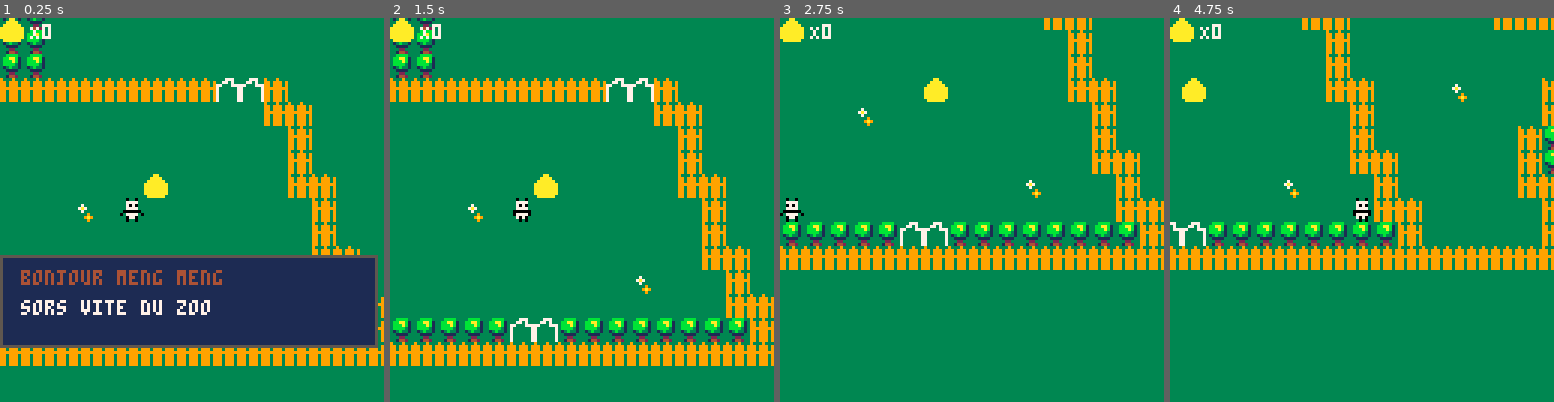
Above: before the commit, frames 1-4 (left to right).
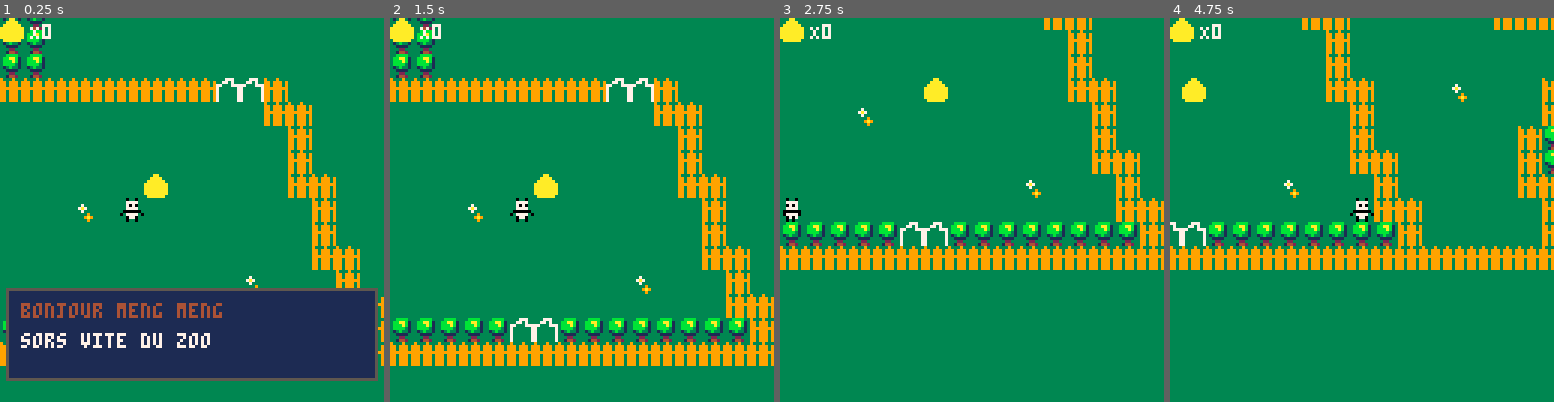
Above: after the commit, the same moments.

Repository: adatechschool/projet-collectif-pico8-marvelous_panda
Game: PICO-8 cartridge mon_petit_zoo.p8
Same seed, same stepped clock (60 frames per second), same inputs: the game is played once before the commit and once after it.
Inputs:
- Up to frame 1 (0.25 s): no input
- Up to frame 2 (1.5 s): tap X (X key) at 1.07 s
- Up to frame 3 (2.75 s): hold Left 1.97-2.37 s; tap X (X key) at 2.07, 2.4, 2.73 s; hold Down from 2.42 s (still down)
- Up to frame 4 (4.75 s): release Down at 2.82 s; hold Right 2.87-3.53 s; tap X (X key) every 0.33 s from 3.07 to 4.73 s; hold Up 3.58-4.08 s; hold Right 4.13-4.53 s; hold Down from 4.58 s (still down)

The runs differ from the first frame. In frame 1, 21% of the frame differs, in the area x 0-99%, y 61-95%; in frame 2, less than 0.1%; in frame 3, less than 0.1%; in frame 4, less than 0.1%.

Commit message:
mise à jour de qualité après réécriture suite non sauvegarde : VIVE CTRL+S

Diff:
--- a/mon_petit_zoo.p8
+++ b/mon_petit_zoo.p8
@@ -27,6 +27,7 @@
 	draw_msg()
 	draw_ui()
 	palt()
+	--printh(tostr(p.x).." "..tostr(p.y).." "..tostr(p.oeufs))
 end
 -->8
 --map
@@ -73,7 +74,8 @@
    x=5,y=25,
    sprite=20,
    oeufs=0,
-   cles=0
+   cles=0,
+   groot=0
    }
 end
 
@@ -91,17 +93,19 @@
 	 elseif btn(⬇️) then
 	 	newy+=1
 	 end
- if (p.x%2==0 and p.oeufs==0) then
+ if (p.x%2==0 and p.y%2==0) then
    p.sprite=20
-  elseif (p.x%2!=0 and p.oeufs==0) then
+  elseif (p.x%2!=0 and p.y%2!=0) then
+   p.sprite=20
+  elseif (p.x%2==0 and p.y%2!=0) then
    p.sprite=21
-  elseif (p.x%2==0 and p.oeufs!=0) then
-   p.sprite=22
-  else p.sprite=23
+  else p.sprite=21
  end
 
  interact(newx,newy)
  interact_cle(newx,newy)
+ interact_groot(newx,newy)
+ message_poule(newx,newy)
 
  if (newx!=p.x or newy!=p.y)and not
    check_flag(0,newx,newy)
@@ -125,6 +129,9 @@
 function interact(x,y)
 	if check_flag(1,x,y) then
 	 pick_up_oeuf(x,y)
+	 init_msg()
+	 create_msg("tiens","a quoi ca sert")
+	 update_msg()
 	elseif check_flag(2,x,y)
 	and p.oeufs>0 then
 		open_door_poule(x,y)
@@ -145,6 +152,10 @@
 	p.oeufs-=1
 end
 
+function open_door_tigre(x,y)
+	next_tile(x,y)
+	p.cles-=1
+end
 -->8
 --messages
 function init_msg()
@@ -163,19 +174,26 @@
 end
 
 function draw_msg()
+	local map_width=127
+ local map_height=63
+ local camx=mid(0,(p.x-7.5)*8,
+            (map_width-15)*8)
+ local camy=mid(0,(p.y-7.5)*8,
+            (map_height-15)*8)
+
  if messages[1] then
- local y=179
- if p.y%16>9 then
-    y=10
- end
- rectfill(0,y+40,125,y+70,1)
- rect(0,y+40,125,y+70,5)
- print(msg_title,7,y+45,4)
- print(messages[1],7,y+55,7)
- end
-end
-
-
+ rectfill(camx+2,camy+90,camx+125,camy+120,1)
+ rect(camx+2,camy+90,camx+125,camy+120,5)
+ print(msg_title,camx+7,camy+95,4)
+ print(messages[1],camx+7,camy+105,7)
+ end
+end
+
+function message_poule(x,y)
+ if x==27 and y==27 then
+	create_msg("cot cot", "merci beaucoup")
+	end
+end
 -->8
 --cles
 function pick_up_cle(x,y)
@@ -186,10 +204,30 @@
 function interact_cle(x,y)
 	if check_flag(3,x,y) then
 	 pick_up_cle(x,y)
---	elseif check_flag(?,x,y)
---	and p.oeufs>0 then
-	--	open_door_poule(x,y)
- end
+	 elseif check_flag(5,x,y)
+		and p.cles>0 then
+		open_door_tigre(x,y)
+ end
+end
+-->8
+-- mission groot
+function pick_up_groot(x,y)
+ next_tile(x,y)
+ p.groot+=1
+end
+
+function interact_groot(x,y)
+	if check_flag(4,x,y) then
+	 pick_up_groot(x,y)
+	elseif x==23 and y==15 and
+	p.groot>0 then
+	mission_groot()
+ end
+end
+
+function mission_groot()
+	p.groot-=1
+	create_msg("groot","je s'appelle groot")
 end
 __gfx__
 00000000cccccccccccccccc33333333ccbbbccccccccccc11111111000000009ccc9cccccc777cccccc8cccccaccaccccdccdcccc9cc9cccc4cc4cccccaaccc
@@ -208,14 +246,14 @@
 33333333cccc777cc777cccc997777cc0c7777c0c077770c0c7777cbc07777cbcc1111ccc8cccc8cccccccccccddd666666666cccccccccc0000000000000000
 33333333cccc000cc000cccccc9999cccc0770cccc7070cccc0770cccc7070ccccc22cccc8cccc8ccccccccccddd66666666666ccccccccc0000000000000000
 33333333cccccccccccccccccc9cc9cccc0cc0ccccc0c0cccc0cc0ccccc0c0cccc1442ccc8cccc8cccccccccdddd6666d6666666cccccccc0000000000000000
-33333333333333330000000000000000000000000000000000000000000000000000000000000000ccccccddddddd666dd6666666ccccccc0000000000000000
-33333333333333330000000000000000000000000000000000000000000000000000000000000000cccccdddddddd666ddd6666666cccccc0000000000000000
-33333a33333333330000000000000000000000000000000000000000000000000000000000000000ccccdd66ddddd666dddd6666666ccccc0000000000000000
-3aaaa3a3333333330000000000000000000000000000000000000000000000000000000000000000cccdddd6ddddd6666dddd6666666cccc0000000000000000
-3a333a33333333330000000000000000000000000000000000000000000000000000000000000000ccddddd66dddd6666ddddd6666666ccc0000000000000000
-33333333333333330000000000000000000000000000000000000000000000000000000000000000cddddddd6666d66666dddddd666666cc0000000000000000
-33333333333333330000000000000000000000000000000000000000000000000000000000000000cdddddddd66dd66666ddddddd666666c0000000000000000
-33333333333333330000000000000000000000000000000000000000000000000000000000000000dddddddddd666666666ddddddd6666660000000000000000
+333333333333333300000000ccc44bbccccccccccccccccc00000000000000000000000000000000ccccccddddddd666dd6666666ccccccc0000000000000000
+333333333333333300000000ccc44ccccccccccccccaaccc00000000000000000000000000000000cccccdddddddd666ddd6666666cccccc0000000000000000
+33333a333333333300000000cc4444ccccccccccccaccacc00000000000000000000000000000000ccccdd66ddddd666dddd6666666ccccc0000000000000000
+3aaaa3a33333333300000000c4c44c4ccccccccccaccccac00000000000000000000000000000000cccdddd6ddddd6666dddd6666666cccc0000000000000000
+3a333a333333333300000000ccc44ccccccccccccaccccac00000000000000000000000000000000ccddddd66dddd6666ddddd6666666ccc0000000000000000
+333333333333333300000000cc7447cccccccccccaccccac00000000000000000000000000000000cddddddd6666d66666dddddd666666cc0000000000000000
+333333333333333300000000cc7777cccccccccccaccccac00000000000000000000000000000000cdddddddd66dd66666ddddddd666666c0000000000000000
+333333333333333300000000cc7777cccccccccccaccccac00000000000000000000000000000000dddddddddd666666666ddddddd6666660000000000000000
 0000000000000000000000000000000000000000000000000000000000000000cccccccccccccccccccccccccccccccccccdddcccccccccccccccccccccccccc
 0000000000000000000000000000000000000000000000000000000000000000cccccccccccccccccccccccccccccccccccddddccccccccccccccccccccccccc
 0000000000000000000000000000000000000000000000000000000000000000cccccccccccccccccccccccccccccccccddddddccccccccccccccccccccccccc
@@ -288,10 +326,10 @@
 00000000000000000000000000000000000000000000000000000000000000000000000000000000000000000000000000000000000000000000000000000000
 30303030303030303030303030303030303030303030303030303030303030303030303030303030303030303030303030303030303030303030300000000000
 __gff__
-0000000000000000010000000000000200000100000000000105000000000000080000000000000000000000000000000000000000000000000000000000000000000000000000000000000000000000000000000000000000000000000000000000000000000000000000000000000000000000000000000000000000000000
+0000000000000000010001010101010200000101000000000105000000000000080000100021000000000000000000000000000000000000000000000000000000000000000000000000000000000000000000000000000000000000000000000000000000000000000000000000000000000000000000000000000000000000
 0000000000000000000000000000000000000000000000000000000000000000000000000000000000000000000000000000000000000000000000000000000000000000000000000000000000000000000000000000000000000000000000000000000000000000000000000000000000000000000000000000000000000000
 __map__
-181818181818183b3c3d18181818181818181818181808181818181808181818181818181818181818183b3c3d1818080303030303030303030303030303030000000000000000000000000000000000000000000000000000000000000000000000000000000000000000000000000000000000000000000000000000000000
+181818181818183b3c3d18181818181818181818181808181818181808181818181818181818181818183b3c251818080303030303030303030303030303030000000000000000000000000000000000000000000000000000000000000000000000000000000000000000000000000000000000000000000000000000000000
 1818181818184a4b4c4d181818180303030303030808080303030308181818181818180303030318184a4b4c4d1818080303030303030303030303030303030000000000000000000000000000000000000000000000000000000000000000000000000000000000000000000000000000000000000000000000000000000000
 181b1c1818595a5b5c5d5e1803030303030303030803030303030308080303030303030303030318595a5b5c5d5e18080303030303030303030303030303030000000000000000000000000000000000000000000000000000000000000000000000000000000000000000000000000000000000000000000000000000000000
 2a2b2c2d68696a6b6c6d6e6f03030303030303030803030303030303080303030303030303030368696a6b6c6d6e6f080303030303030303030303030303030000000000000000000000000000000000000000000000000000000000000000000000000000000000000000000000000000000000000000000000000000000000
@@ -301,7 +339,7 @@
 1803030303030303030303030303090303030303030303030303030303030308030303030303030d20030303030303080303030303030303030303030303030000000000000000000000000000000000000000000000000000000000000000000000000000000000000000000000000000000000000000000000000000000000
 1803030303030303030303030308030303030303030303030303030303030303090903030303030303030303030303080303030303030303030303030303030000000000000000000000000000000000000000000000000000000000000000000000000000000000000000000000000000000000000000000000000000000000
 1803030303030303030303080808030303030303030303030303030303030303030308080803030303050303030303080303030303030303030303030303030000000000000000000000000000000000000000000000000000000000000000000000000000000000000000000000000000000000000000000000000000000000
-1803030303030303080808030303030303030303030303030808080808030303030303030808080808080808080808080303030303030303030303030303030000000000000000000000000000000000000000000000000000000000000000000000000000000000000000000000000000000000000000000000000000000000
+1823030303030303080808030303030303030303030303030808080808030303030303030808080808080808080808080303030303030303030303030303030000000000000000000000000000000000000000000000000000000000000000000000000000000000000000000000000000000000000000000000000000000000
 0808080808080808080303030303030303030303030303080303030308030303030303030303030303030303030303080303030303030303030303030303030000000000000000000000000000000000000000000000000000000000000000000000000000000000000000000000000000000000000000000000000000000000
 1803030303030303030303030303030305030303090909030303030303080303030303030303030303030303030303080303030303030303030303030303030000000000000000000000000000000000000000000000000000000000000000000000000000000000000000000000000000000000000000000000000000000000
 1803030303030303030303030303030305030303090303030303030303080303030503030303030303030303030303080303030303030303030303030303030000000000000000000000000000000000000000000000000000000000000000000000000000000000000000000000000000000000000000000000000000000000
